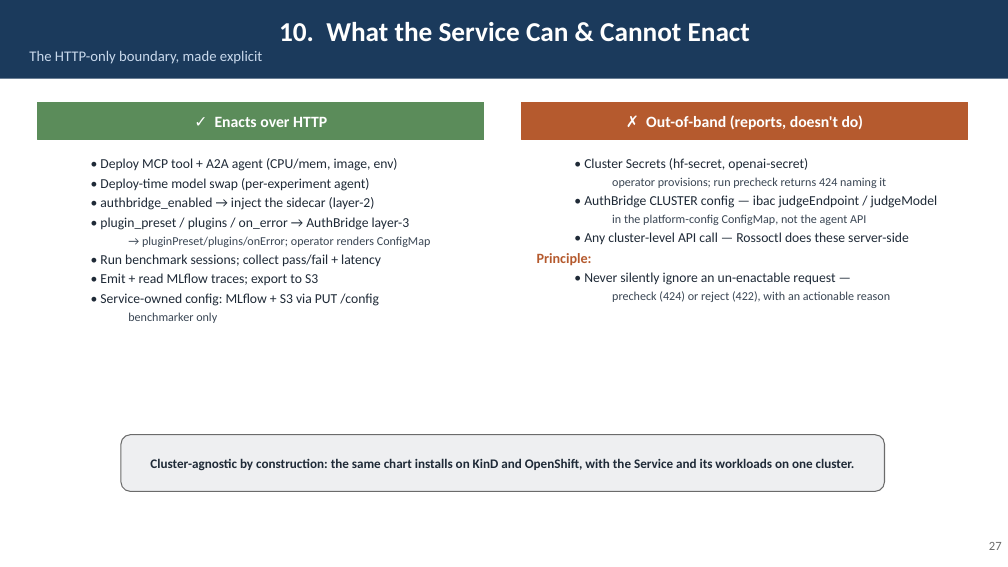
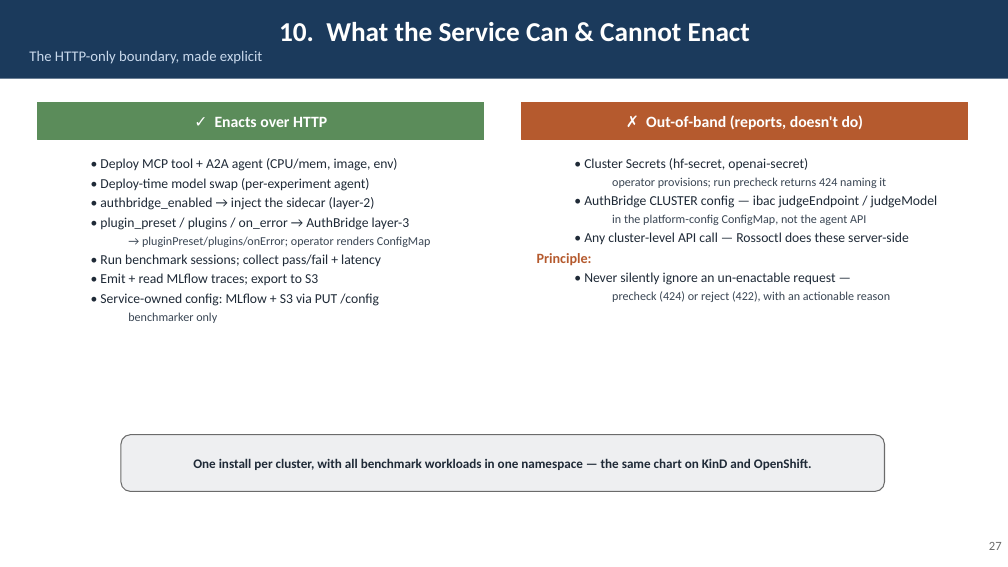
Before and after one commit to rossoctl/autobench, a slide deck: slide 27 of docs/AutoBench.pptx. Drawn at 1008x567 pixels with LibreOffice and Linux fonts; fonts in the diff are those of the drawing. Boxes give left, top, right and bottom in pixels: in the first picture for what was removed or moved away, otherwise in the second. Text is boxed around its words. In the diff, an @@ line names an element or a change of style, - is before the commit and + after.

```diff
--- a/docs/AutoBench.pptx
+++ b/docs/AutoBench.pptx
@@ text in rounded rectangle at bbox=[193, 458, 812, 470]: text changed @@
-Cluster-agnostic by construction: the same chart installs on KinD and OpenShift, with the Service and its workloads on one cluster.
+One install per cluster, with all benchmark workloads in one namespace — the same chart on KinD and OpenShift.
```
Also in this commit, not shown: 2 other slides changed, 6 other files.
